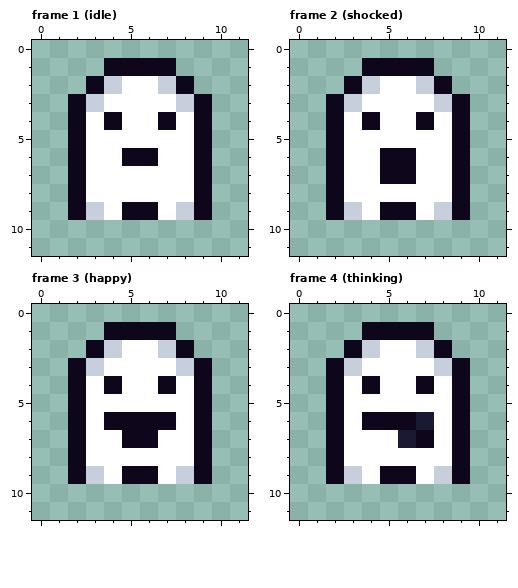
Pixel-art file, stored at BurningKnight/Content/Animations/ghost_pet.ase. That is the earlier state.
12x12 pixels, 5 frames. Shown: frame 1 (idle), frame 2 (shocked), frame 3 (happy), frame 4 (thinking).
After:
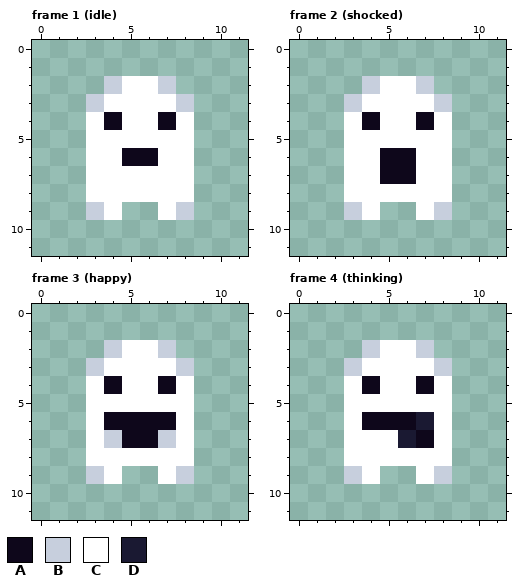
Palette (. is transparent): A #0e071b  B #c7cfdd  C #ffffff  D #1a1932
Change:
Frame 1 (idle):
y 1: x 4..7 AAAA -> ....
y 2: x 3 A -> .; x 8 A -> .
y 3..8: x 2 A -> .; x 9 A -> .
y 9: x 2 A -> .; x 5..6 AA -> ..; x 9 A -> .
Frame 2 (shocked): the same change as frame 1 (idle)
Frame 3 (happy):
y 1: x 4..7 AAAA -> ....
y 2: x 3 A -> .; x 8 A -> .
y 3..6: x 2 A -> .; x 9 A -> .
y 7: x 2 A -> .; x 4 C -> B; x 7 C -> B; x 9 A -> .
y 8: x 2 A -> .; x 9 A -> .
y 9: x 2 A -> .; x 5..6 AA -> ..; x 9 A -> .
Frame 4 (thinking): the same change as frame 1 (idle)
Where, in picture pixels (left, top, right, bottom), the same in both pictures:
erased: (68, 58, 212, 220)
erased: (326, 58, 470, 220)
changed: (68, 322, 212, 484)
erased: (326, 322, 470, 484)
